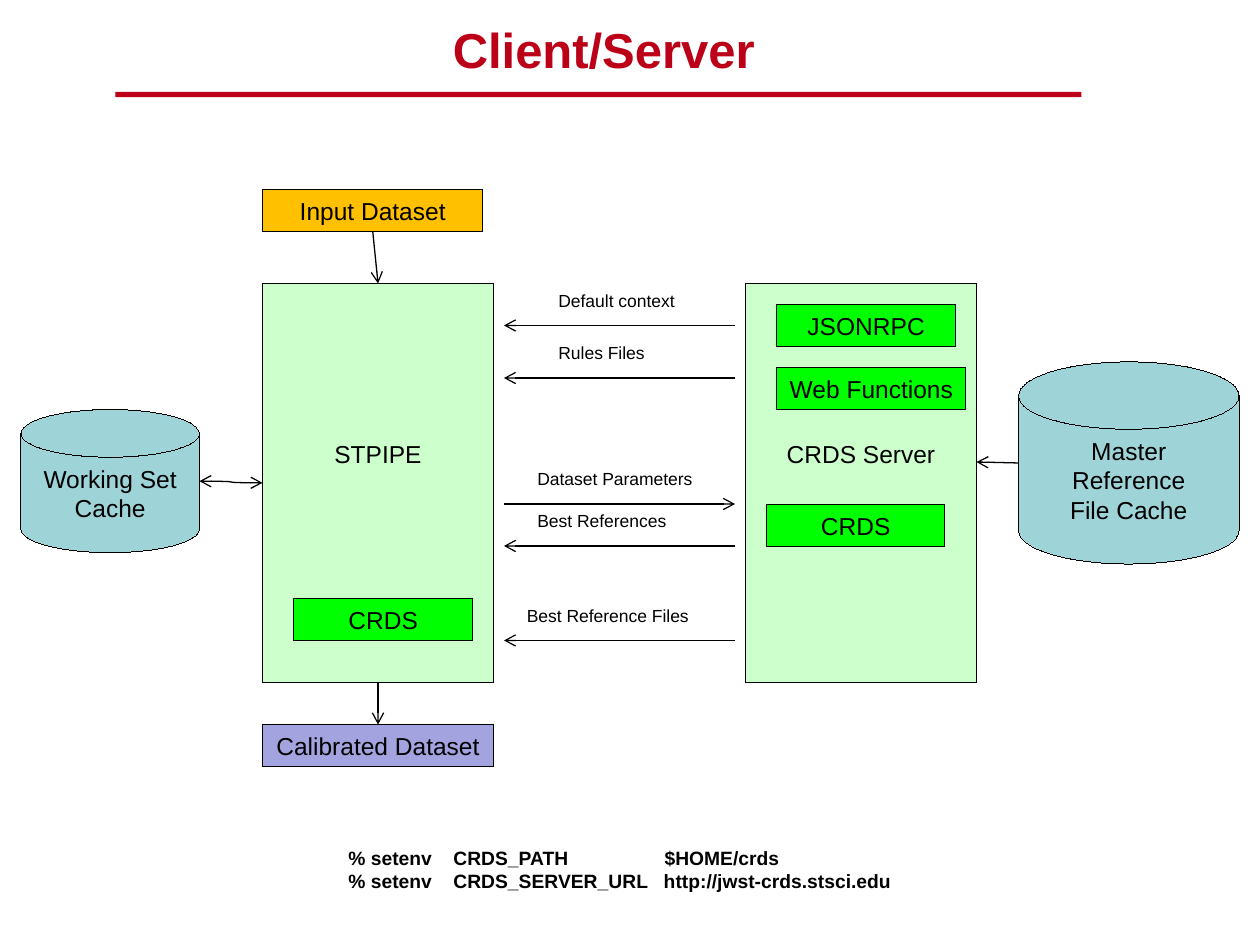
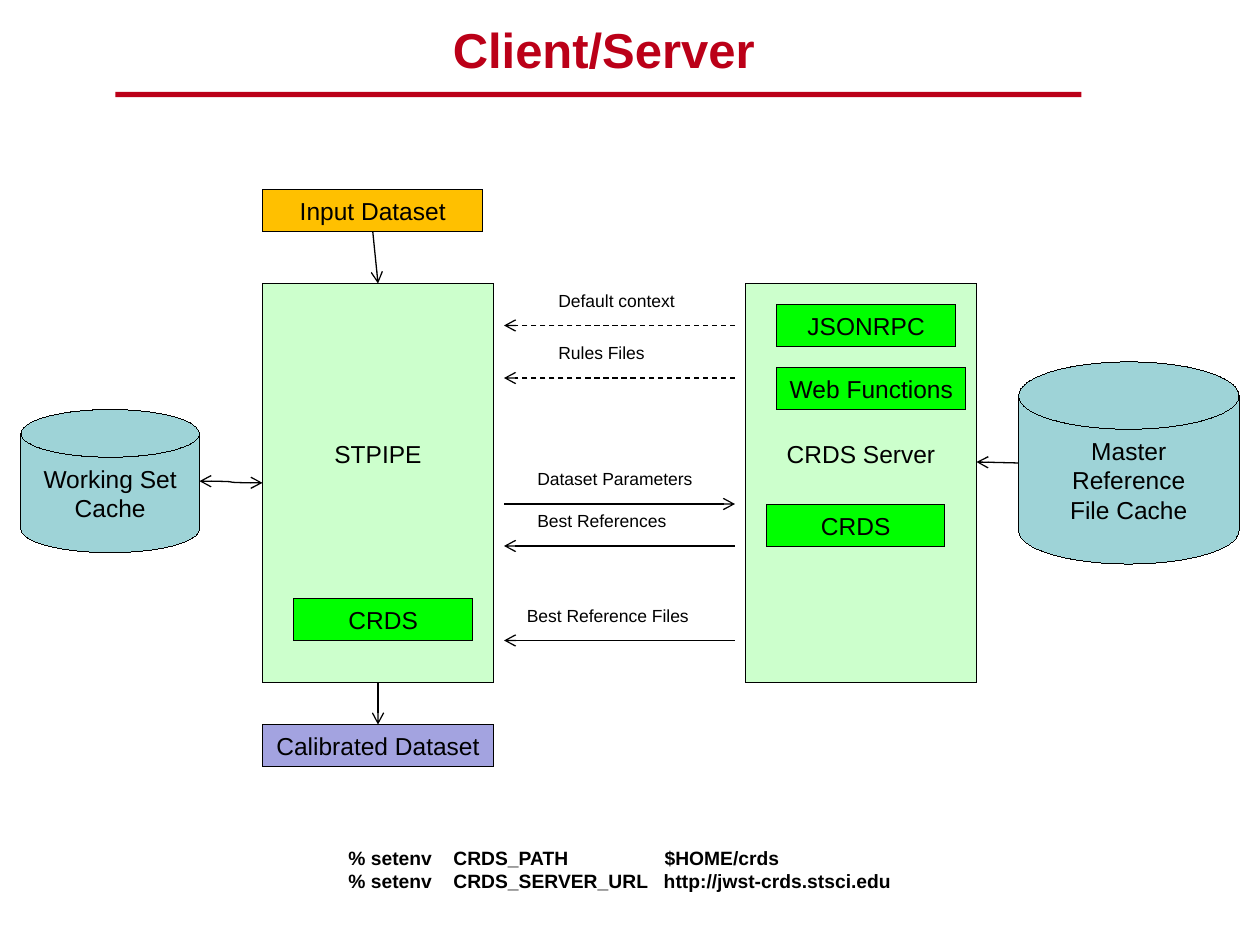
Before and after one commit to spacetelescope/crds, a slide deck: slide 19 of docs/DMS_SDR2_09_CRDS_final.pptx. Drawn at 1260x945 pixels with LibreOffice and Linux fonts; fonts in the diff are those of the drawing; background and template pictures are left out. Boxes give left, top, right and bottom in pixels: in the first picture for what was removed or moved away, otherwise in the second. Text is boxed around its words. In the diff, an @@ line names an element or a change of style, - is before the commit and + after.

```diff
--- a/docs/DMS_SDR2_09_CRDS_final.pptx
+++ b/docs/DMS_SDR2_09_CRDS_final.pptx
@@ arrow (735, 325) - (504, 325): stroke #000000 0.75 pt to #000000 0.75 pt dashed @@
@@ arrow (735, 378) - (504, 378): stroke #000000 0.75 pt to #000000 0.75 pt dashed @@
```
Also in this commit, not shown: 6 other slides changed, 1 slide removed, 2 other files.
